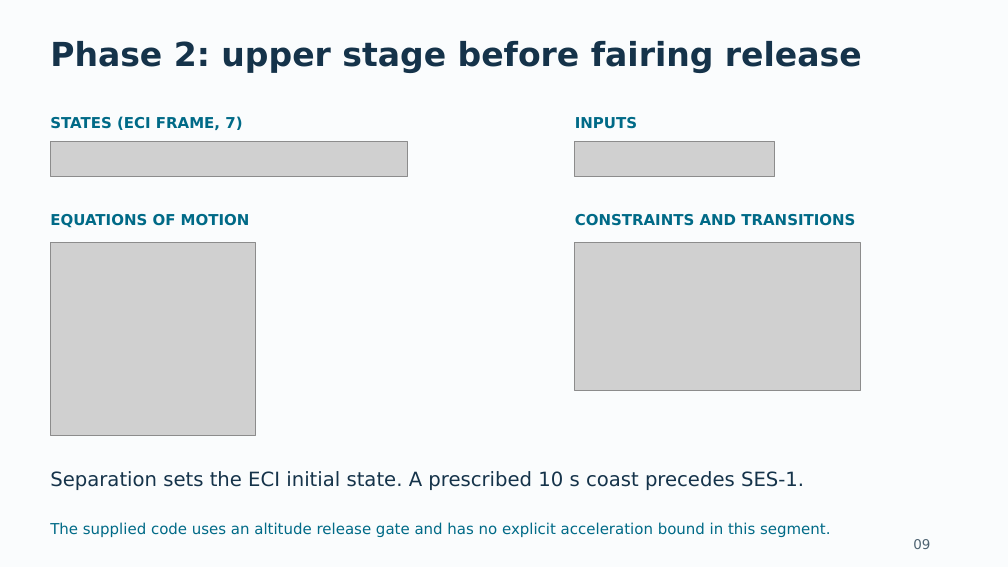
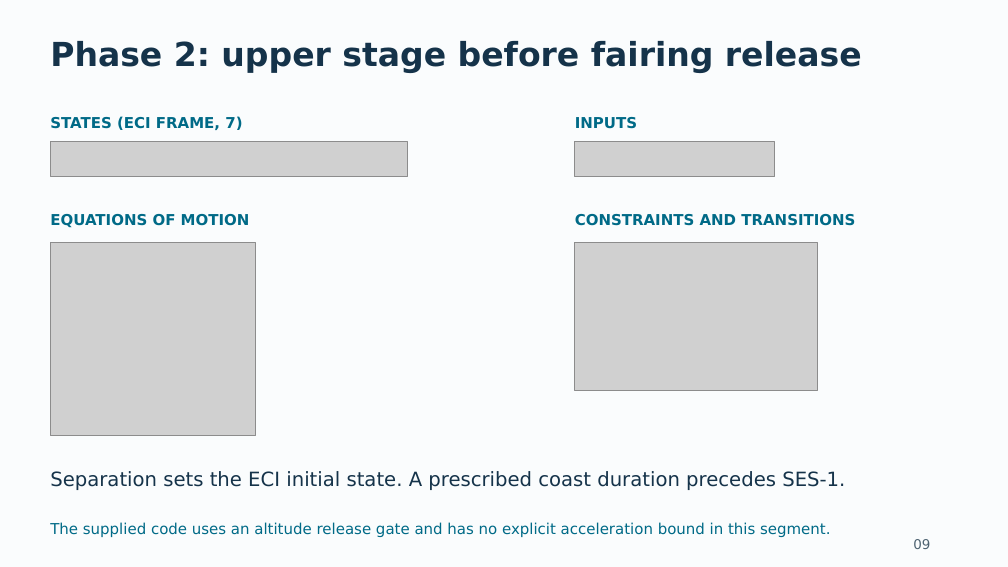
Before and after one commit to pukmark/LaunchVehicleOptimization, a slide deck: slide 9 of Launch_Vehicle_Optimization_GitHub_Current.pptx. Drawn at 1008x567 pixels with LibreOffice and Linux fonts; fonts in the diff are those of the drawing; grey boxes stand for pictures. Boxes give left, top, right and bottom in pixels: in the first picture for what was removed or moved away, otherwise in the second. Text is boxed around its words. In the diff, an @@ line names an element or a change of style, - is before the commit and + after.

```diff
--- a/Launch_Vehicle_Optimization_GitHub_Current.pptx
+++ b/Launch_Vehicle_Optimization_GitHub_Current.pptx
@@ picture: place and size @@
-picture at <box>575,243,860,391</box>
+picture at <box>575,243,817,391</box>
@@ text at <box>50,471,845,490</box>: text changed @@
-Separation sets the ECI initial state. A prescribed 10 s coast precedes SES-1.
+Separation sets the ECI initial state. A prescribed coast duration precedes SES-1.
```
Also in this commit, not shown: 17 other slides changed, 12 other files.
